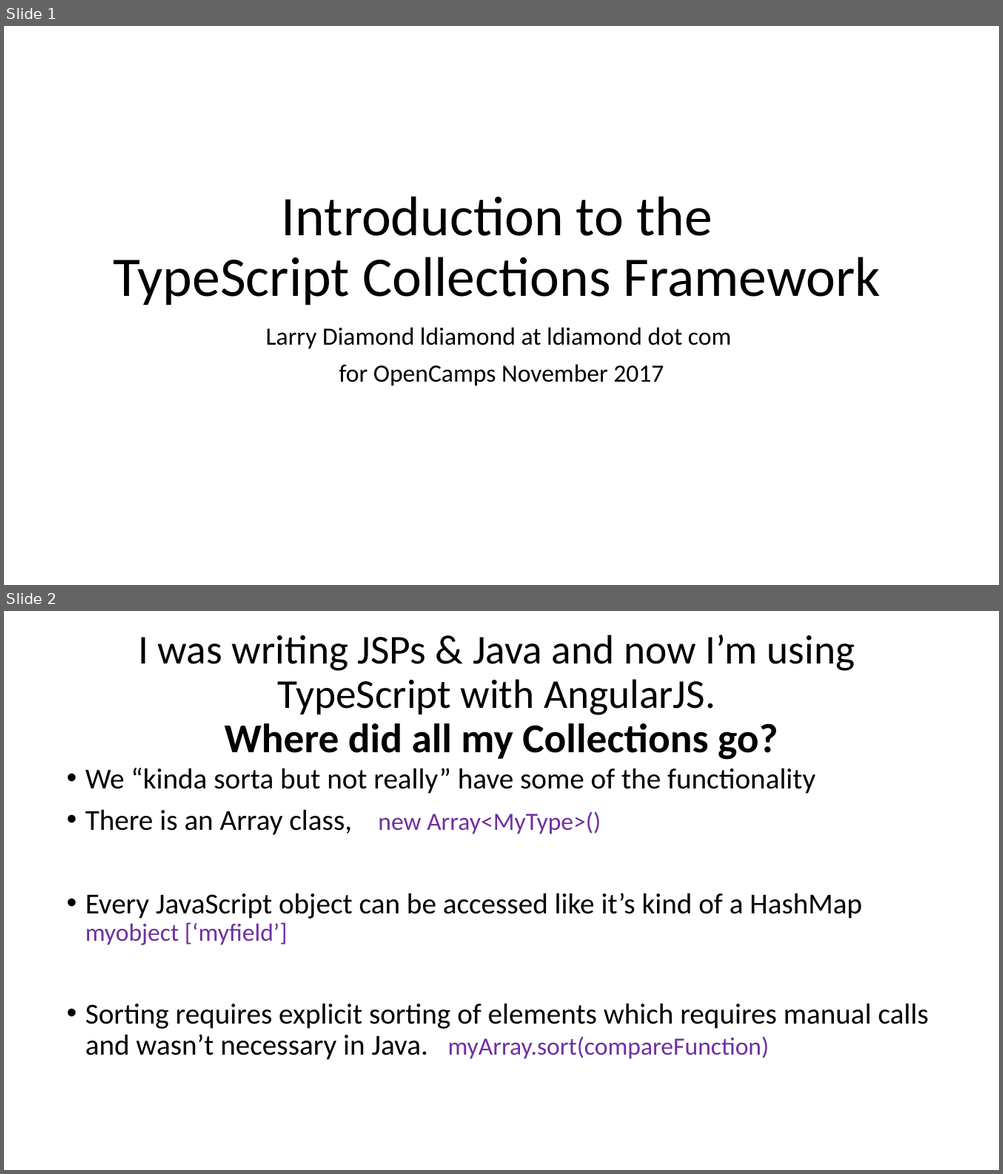
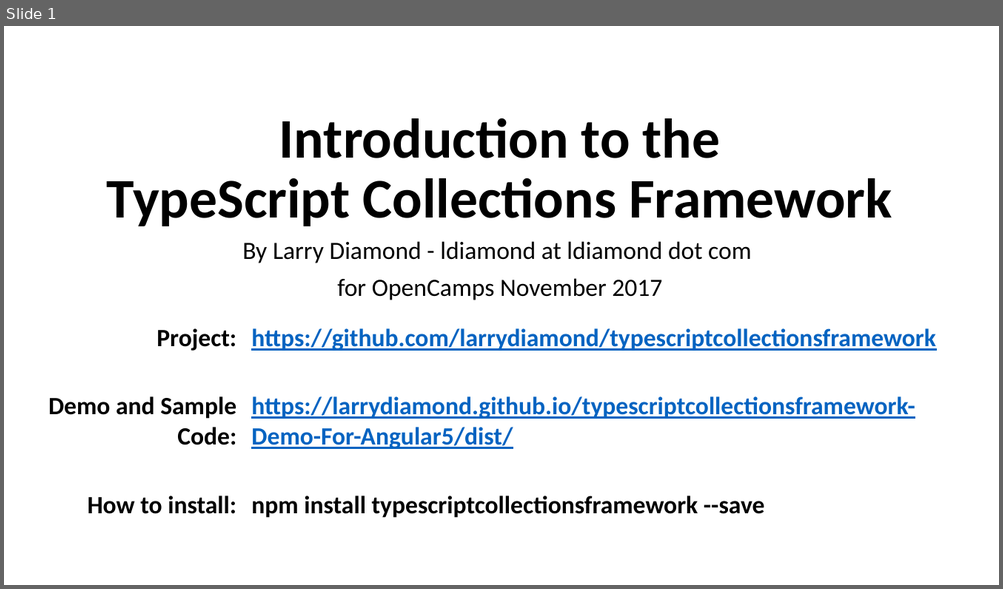
Before and after one commit to larrydiamond/typescriptcollectionsframework, a slide deck: IntroductionToTheTypeScriptCollectionFramework.pptx. Shown one above the other, each under a label of ours: slides 1 and 2 before the commit, slide 1 after it. The pictures are 1003x1174 and 1003x589 pixels, drawn with LibreOffice and Linux fonts; fonts in the diff are those of the drawing. Boxes give left, top, right and bottom in pixels: in the first picture for what was removed or moved away, otherwise in the second. Text is boxed around its words. In the diff, an @@ line names an element or a change of style, - is before the commit and + after.

```diff
--- a/IntroductionToTheTypeScriptCollectionFramework.pptx
+++ b/IntroductionToTheTypeScriptCollectionFramework.pptx
@@ slide 2 removed at bbox=[4, 611, 999, 1170], background #FFFFFF @@
@@ title removed at bbox=[138, 635, 855, 760] @@
-I was writing JSPs & Java and now I’m using
-TypeScript with AngularJS.
-Where did all my Collections go?
@@ text removed at bbox=[85, 768, 928, 1060] @@
-• We “kinda sorta but not really” have some of the functionality
-• There is an Array class, new Array<MyType>()
-• Every JavaScript object can be accessed like it’s kind of a HashMap myobject [‘myfield’]
-• Sorting requires explicit sorting of elements which requires manual calls and wasn’t necessary in Java. myArray.sort(compareFunction)
@@ slide 1 changed as well @@
@@ title "Introduction to the TypeScript Collections ...": place and size @@
-title "Introduction to the TypeScript Collections ..." at bbox=[113, 196, 880, 306]
+title "Introduction to the TypeScript Collections ..." at bbox=[107, 118, 892, 227]
@@ title "Introduction to the TypeScript Collections ..." at bbox=[107, 118, 892, 227]: bold on @@
@@ subtitle "By Larry Diamond - ldiamond ...": place and size @@
-subtitle "By Larry Diamond - ldiamond ..." at bbox=[266, 327, 731, 386]
+subtitle "By Larry Diamond - ldiamond ..." at bbox=[242, 241, 751, 301]
@@ subtitle at bbox=[242, 241, 751, 264]: text changed @@
-Larry Diamond ldiamond at ldiamond dot com
+By Larry Diamond - ldiamond at ldiamond dot com
@@ table added at bbox=[20, 320, 973, 551], 3 rows, 2 columns @@
+Project: | https://github.com/larrydiamond/typescriptcollectionsframework
+Demo and Sample Code: | https://larrydiamond.github.io/typescriptcollectionsframework-Demo-For-Angular5/dist/
+How to install: | npm install typescriptcollectionsframework --save
```
Also in this commit, not shown: 2 other slides changed, 6 slides added, 3 other slides removed.
